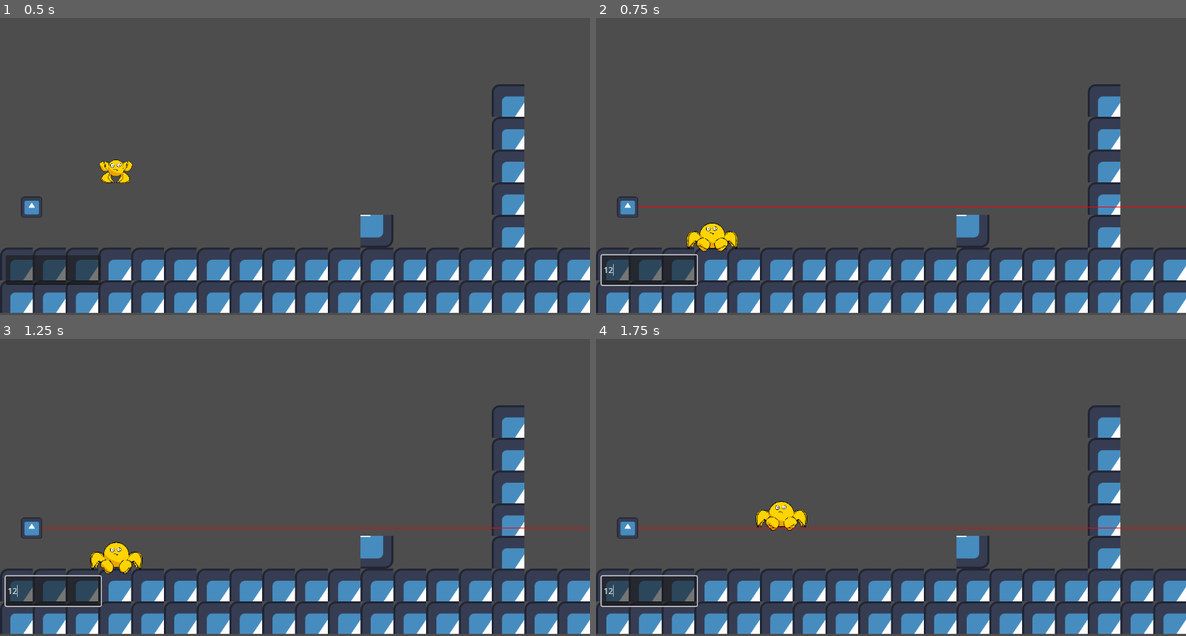
Above: before the commit, frames 1-4 (two rows, left to right).
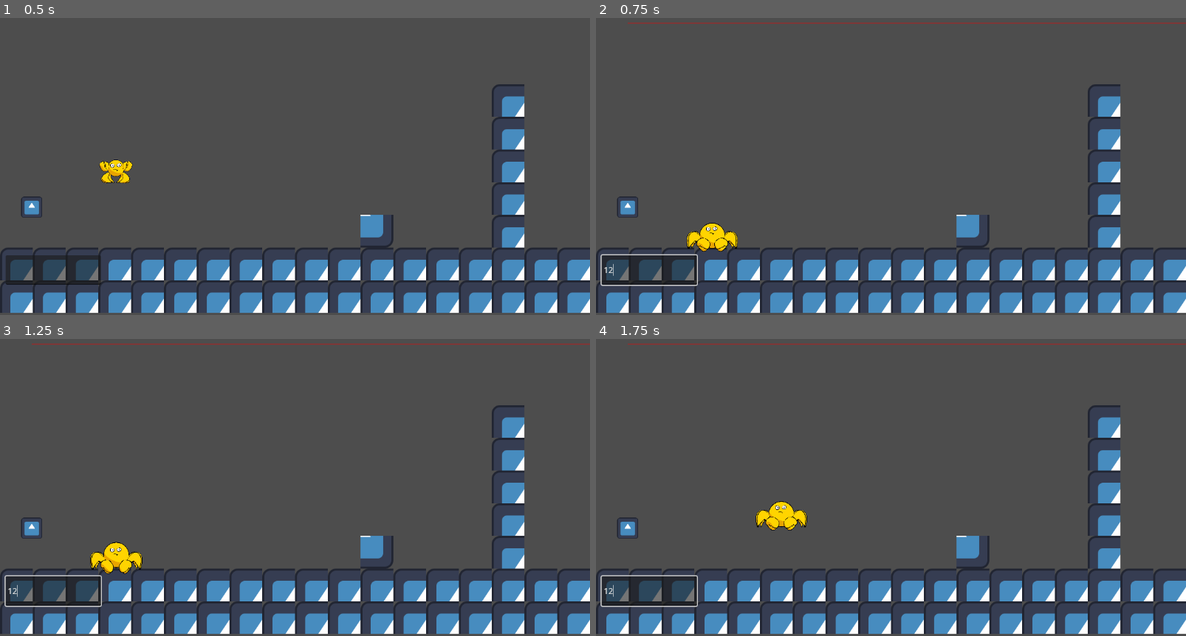
Above: after the commit, the same moments.

Repository: Will-Cupa/curvy-blast
Game: Godot game, scene res://scenes/tutoriel.tscn
Two runs of this game, one before a commit and one after it. Both use one fixed random seed, a clock stepped at 60 frames per second and the inputs below. The engine's default icon, where the game draws it, is replaced by a stand-in: a white triangle on a blue panel in a dark square.
Inputs (mouse positions are in pixels of both pictures, inside the frame that each line leads up to):
- Up to frame 1 (0.5 s): no input
- Up to frame 2 (0.75 s): click (649, 270) at 0.52 s; type "12" at 0.6 s
- Up to frame 3 (1.25 s): no input
- Up to frame 4 (1.75 s): tap Enter (ui_accept) at 1.25, 1.52 s; hold Right (ui_right) from 1.28 s (still down)

Frame 1 is identical in both runs. In frame 2, 0.7% of the frame differs, in the area x 5-100%, y 1-64%; in frame 3, 0.7%; in frame 4, 0.7%.

Commit message:
mathfunction class

Diff:
--- a/curvy-blast-the-game/scripts/canon.gd
+++ b/curvy-blast-the-game/scripts/canon.gd
@@ -1,9 +1,9 @@
 extends StaticBody2D
 
+
 var player
-
 var playerInCanon = false
-var expression = Expression.new()
+var expression = mathFunction.new()
 var expressionReady = false
 @onready var sprite = $Sprite2D
 
@@ -43,25 +43,15 @@
 		player.enterCanon(position.x,position.y)
 		playerInCanon = true #Le joueur est dans le canon
 
-func slopeAt(x : float, precision : float) -> float:
-	if player != null:
-		return (valueAt(x + precision) -valueAt(x))/precision
-	return 0.0
-
-func valueAt(x : float) -> float:
-	if expressionReady && player != null:
-		return -expression.execute([x/player.XYScale])*player.XYScale
-	return 0.0
-
 
 func getOptiPoint(x1, space, treshold) -> float:
 	print(space)
 	var x2 = x1 + space
 	var x3 = x1 + space/2
-	var y1 = valueAt(x1)
-	var y2 = valueAt(x2)
+	var y1 = expression.valueAt(x1)
+	var y2 = expression.valueAt(x2)
 	var y3 = min(y1, y2) + abs(y1 - y2)/2
-	var yTarget = valueAt(x3)
+	var yTarget = expression.valueAt(x3)
 
 	if abs(y3 - yTarget) > treshold && space > 1:
 		return getOptiPoint(x1, space/2, treshold)
@@ -77,11 +67,11 @@
 	var nbPoints = 1
 	if expressionReady:
 		while i <= maxWidth:
-			p1 = Vector2(i, valueAt(i))
+			p1 = Vector2(i, expression.valueAt(i))
 			i2 = getOptiPoint(i, space, 0.1)
-			p2 = Vector2(i2, valueAt(i2))
+			p2 = Vector2(i2, expression.valueAt(i2))
 			i = i2
 			nbPoints += 1
 			draw_line(p1,p2,Color.RED,1)
-			sprite.rotation = atan(slopeAt(0,0.1))
+			sprite.rotation = atan(expression.slopeAt(0,0.1))
 		print(nbPoints)
--- /dev/null
+++ b/curvy-blast-the-game/scripts/mathFunction.gd
@@ -0,0 +1,9 @@
+class_name mathFunction extends Expression
+
+var XYScale : float = 30.0
+
+func valueAt(x : float) -> float:
+	return -execute([x/XYScale])*XYScale
+
+func slopeAt(x : float, precision : float) -> float:
+	return (valueAt(x + precision) -valueAt(x))/precision
--- a/curvy-blast-the-game/scripts/player.gd
+++ b/curvy-blast-the-game/scripts/player.gd
@@ -19,7 +19,7 @@
 var yAvantCanon = 0
 
 func calculeCurve():
-	var result = functionCurve.execute([float(xRelatif)/XYScale])
+	var result = functionCurve.valueAt(xRelatif)
 	if not functionCurve.has_execute_failed():
 		#print(result)
 		return result
@@ -48,7 +48,7 @@
 	xRelatif += CANNON_VELOCITY
 	var res = calculeCurve()
 	if (res != null):
-		yRelatif = -res*XYScale
+		yRelatif = res
 		position.y = yAvantCanon + yRelatif
 	var collision = move_and_collide(velocity * delta,true)
 	if (collision):
